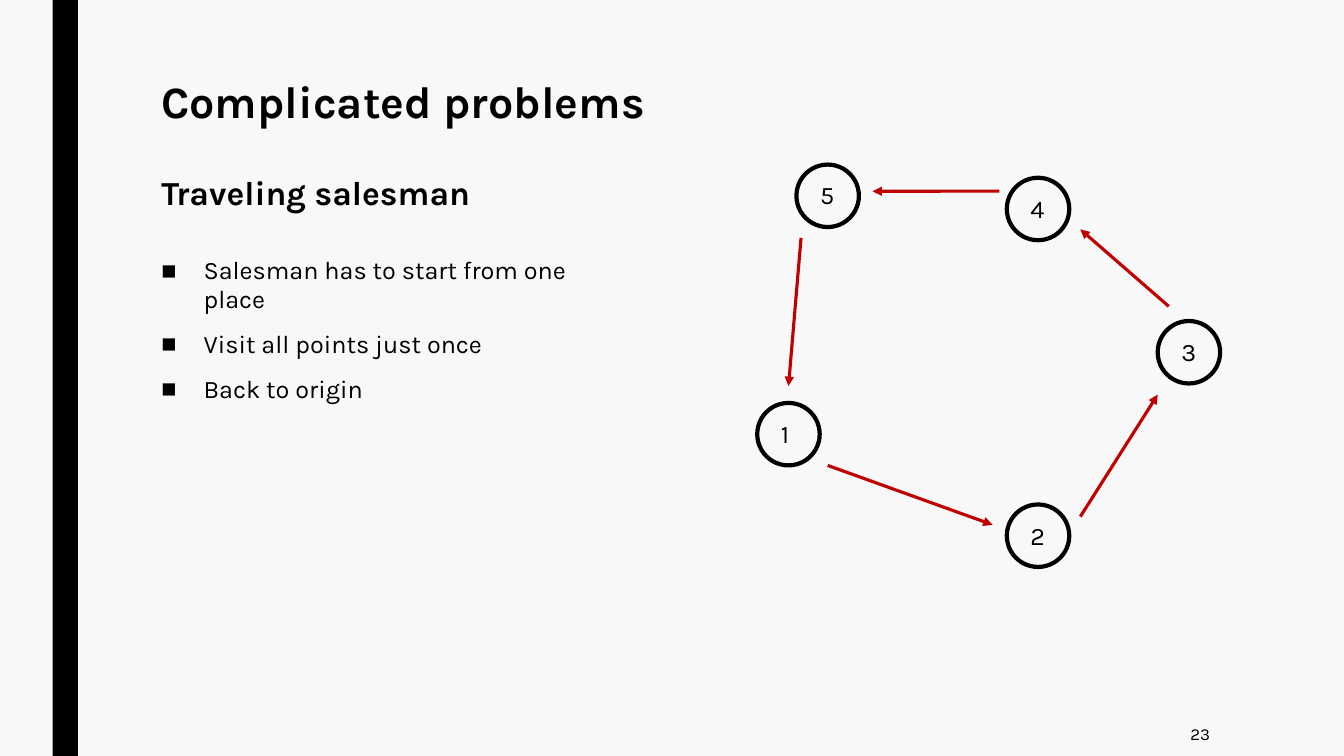
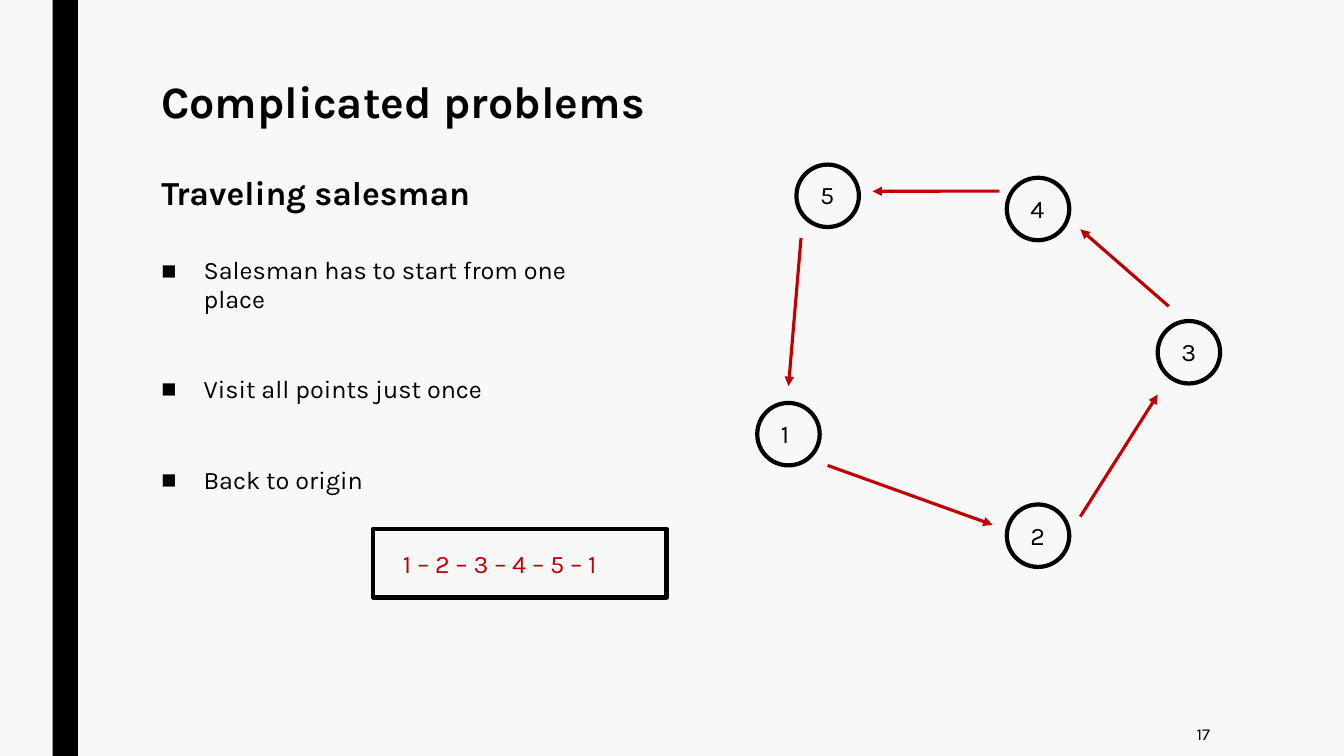
Before and after one commit to jurtasun/presentations, a slide deck: slide 16 of 202306_LMS_Complexity/230619_LMS_Complexity.ppt (slide 22 before the commit). Drawn at 1344x756 pixels with LibreOffice and Linux fonts; fonts in the diff are those of the drawing. Boxes give left, top, right and bottom in pixels: in the first picture for what was removed or moved away, otherwise in the second. Text is boxed around its words. In the diff, an @@ line names an element or a change of style, - is before the commit and + after.

```diff
--- a/202306_LMS_Complexity/230619_LMS_Complexity.ppt
+++ b/202306_LMS_Complexity/230619_LMS_Complexity.ppt
@@ text "Salesman has to start from ..." rewrapped from <box>204,261,566,405</box> to <box>204,261,566,495</box> @@
@@ rectangle added at <box>373,529,666,598</box>, outline #000000 3 pt @@
@@ text added at <box>403,557,596,574</box>, 18 pt, text #C00000 @@
+1 – 2 – 3 – 4 – 5 – 1
@@ page number at <box>1197,729,1210,740</box>: text changed @@
-23
+17
```
Also in this commit, not shown: 6 other slides changed, 6 slides removed.
